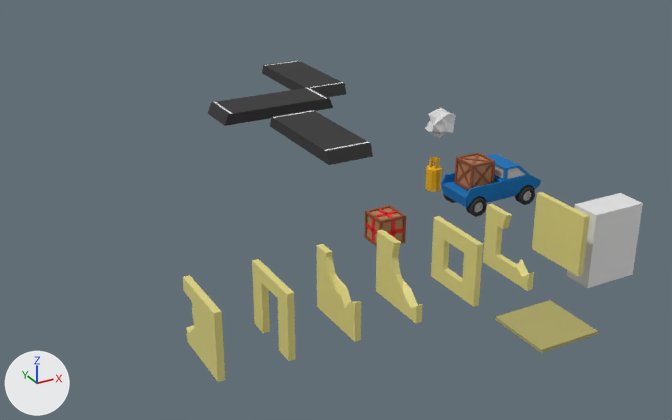
An edit to the Blender file Blender/BuildingParts.blend, drawn before and after from the same camera.
One viewpoint serves both versions: a 50 mm lens placed at (-17.1, -24.1, 13.5), pointed at (-0.6, 6.0, -1.5). Lighting does not change. The marker at lower left points along +X, +Y and +Z.

The scene before the commit, as lines of its bpy script (objects in view):
```python
me_cube_002 = bpy.data.meshes.new('Cube.002')
me_cube_002.from_pydata(...)  # 155 vertices, 121 faces; spans x -1.64..1.74, y -0.79..0.8, z -0.27..0.91
me_cube_002.materials.append(mat_material_007)  # blue #0071b8
me_cube_002.materials.append(mat_material_006)  # grey #bebebe
me_cube_002.materials.append(mat_material_005)  # black #2e2e2e
me_cube_003 = bpy.data.meshes.new('Cube.003')
me_cube_003.from_pydata(...)  # 16 vertices, 10 faces; spans x -1.0..1.0, y -2.7..2.7, z -0.4..0.1
# faces by material slot: [8, 2]
me_cube_003.materials.append(mat_road)  # black #343434
me_cube_003.materials.append(mat_stripes)  # white #e7e7e7
me_cube_011 = bpy.data.meshes.new('Cube.011')
me_cube_011.from_pydata(...)  # 32 vertices, 22 faces; spans x -1.0..6.0, y -4.3..2.7, z -0.4..0.1
# faces by material slot: [18, 4]
me_cube_011.materials.append(mat_road)  # black #343434
me_cube_011.materials.append(mat_stripes)  # white #e7e7e7
me_icosphere = bpy.data.meshes.new('Icosphere')
me_icosphere.from_pydata(...)  # 42 vertices, 80 faces; spans x -1.19..0.96, y -0.86..1.26, z -0.89..1.57
ob_carpickup = bpy.data.objects.new('CarPickUp', me_cube_002)
ob_carpickup.location = (3.1, 1.0, 0.6)
_m = ob_carpickup.modifiers.new('Triangulate', 'TRIANGULATE')
ob_icosphere = bpy.data.objects.new('_Icosphere', me_icosphere)
ob_icosphere.location = (5.1, 7.1, 0.8)
ob_icosphere.rotation_euler = (-5.208, -0.184, 0.21)  # degrees (-298, -11, 12)
ob_icosphere.scale = (0.565, 0.565, 0.565)
ob_road = bpy.data.objects.new('Road', me_cube_003)
ob_road.location = (0.0, 8.5, 0.97)
ob_road_002 = bpy.data.objects.new('Road.002', me_cube_011)
ob_road_002.location = (0.0, 13.2, 0.97)
ob_road_002.rotation_euler = (0.0, 0.0, 1.571)  # degrees (0, 0, 90)
# also in view: 'BrokenWall2' at (-10.0, -4.0, 1.0); '_Cube' at (4.0, -4.0, 0.3); 'Wall' at (2.0, -4.0, 1.0); 'PlusCrate' at (-2.0, 0.0, 0.5); 'BrokenWall1' at (-6.0, -4.0, 1.0)
```
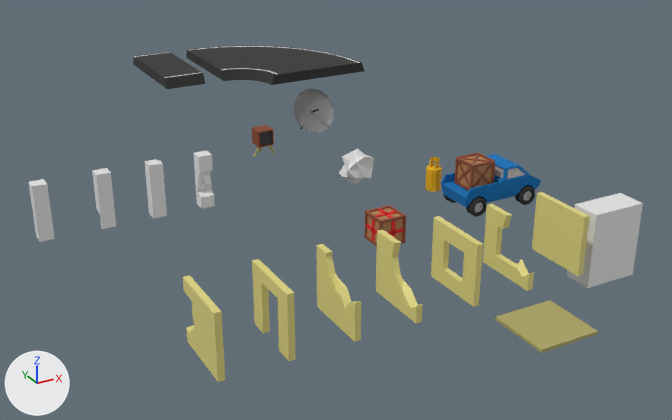
Boxes (x1, y1, x2, y2) around the edits, measured in the pictures (672 x 420 px):
'Road90', added (black)
    after: (186, 46, 365, 85)
'Road', moved
    before: (270, 110, 373, 165)
    after: (133, 52, 205, 89)
'Road.002', deleted (black)
    before: (208, 60, 346, 126)
'_Icosphere', moved
    before: (425, 108, 456, 138)
    after: (339, 149, 374, 184)
'ParabolAntene', added
    after: (294, 89, 334, 133)
'Pilar-col', added
    after: (29, 179, 55, 242)
'Pilar-col.002', added
    after: (144, 159, 167, 219)
'Pilar-col.001', added
    after: (92, 168, 116, 229)
'Pilar-col.003', added
    after: (194, 150, 215, 209)
'TV', added
    after: (252, 125, 274, 147)
'Cylinder.003', added
    after: (269, 146, 275, 154)
'Cylinder.001', added
    after: (311, 109, 319, 113)

The change, as a diff of the scene's bpy script:
```diff
--- a/Blender/BuildingParts.blend.py
+++ b/Blender/BuildingParts.blend.py
@@ me_cube_003 @@
 me_cube_003.from_pydata(...)  # 16 vertices, 10 faces; spans x -1.0..1.0, y -2.7..2.7, z -0.4..0.1
+# me_cube_003 part 1: the whole mesh is moved by (1.0, 0.0, 0.0)
 me_cube_003.materials.append(mat_road)
@@ ob_icosphere @@
 ob_icosphere = bpy.data.objects.new('_Icosphere', me_icosphere)
-ob_icosphere.location = (5.1, 7.1, 0.8)
+ob_icosphere.location = (-1.11, 3.48, 1.17)
 ob_icosphere.rotation_euler = (-5.208, -0.184, 0.21)  # degrees (-298, -11, 12)
@@ ob_road @@
 ob_road = bpy.data.objects.new('Road', me_cube_003)
-ob_road.location = (0.0, 8.5, 0.97)
+ob_road.location = (-3.0, 21.5, 0.97)
@@ ob_road_002 @@
-ob_road_002 = bpy.data.objects.new('Road.002', me_cube_011)
@@ ob_cylinder_004 @@
+ob_cylinder_004 = bpy.data.objects.new('Cylinder.004', me_cylinder_009)  # a 7-sided cylinder along z spanning x -0.049..0.049, y -0.045..0.05, z -0.41..0.41; in mat_ceilings (yellow #ada564)
+ob_cylinder_004.parent = ob_tv
+ob_cylinder_004.location = (-2.712, 8.396, 0.827)
+ob_cylinder_004.rotation_euler = (0.349, 0.0, 0.0)  # degrees (20, 0, 0)
+ob_cylinder_004.scale = (1.0, 1.0, 0.657)
@@ ob_tv @@
+ob_tv = bpy.data.objects.new('TV', me_cube_016)  # 308 vertices, 306 faces; spans x -0.44..0.44, y -0.44..0.44, z -0.44..0.44; in mat_material_008 (brown #853e19), mat_material_009 (black #3a3a3a)
+ob_tv.location = (-2.73, 8.12, 1.35)
+ob_tv.scale = (0.76, 0.76, 0.76)
@@ ob_cylinder_003 @@
+ob_cylinder_003 = bpy.data.objects.new('Cylinder.003', me_cylinder_009.copy())
+ob_cylinder_003.parent = ob_tv
+ob_cylinder_003.location = (-2.412, 8.045, 0.812)
+ob_cylinder_003.rotation_euler = (0.0, -0.444, 0.0)  # degrees (0, -25, 0)
+ob_cylinder_003.scale = (1.0, 1.0, 0.657)
@@ ob_pilar_col @@
+ob_pilar_col = bpy.data.objects.new('Pilar-col', me_cube_015)  # a box spanning x -1.0..-0.5, y 0.5..1.0, z -1.0..1.0
+ob_pilar_col.location = (-11.21, 4.96, 1.0)
@@ ob_pilar_col_001 @@
+ob_pilar_col_001 = bpy.data.objects.new('Pilar-col.001', me_cube_014)  # 32 vertices, 22 faces; spans x -1.0..-0.5, y 0.5..1.0, z -1.0..1.0
+ob_pilar_col_001.location = (-9.08, 4.96, 1.0)
@@ ob_pilar_col_002 @@
+ob_pilar_col_002 = bpy.data.objects.new('Pilar-col.002', me_cube_012)  # 33 vertices, 25 faces; spans x -1.0..-0.5, y 0.5..1.0, z -1.0..1.0
+ob_pilar_col_002.location = (-7.24, 4.96, 1.0)
@@ ob_pilar_col_003 @@
+ob_pilar_col_003 = bpy.data.objects.new('Pilar-col.003', me_cube_011_1)  # 43 vertices, 35 faces; spans x -1.0..-0.5, y 0.5..1.0, z -1.0..1.0
+ob_pilar_col_003.location = (-5.42, 4.96, 1.0)
@@ ob_cylinder_001 @@
+ob_cylinder_001 = bpy.data.objects.new('Cylinder.001', me_cylinder_003)  # 20 vertices, 12 faces; spans x -0.054..0.054, y -0.356..0.356, z -0.186..0.186; in mat_material_005 (black #2e2e2e)
+ob_cylinder_001.parent = ob_parabolantene
+ob_cylinder_001.location = (0.986, 10.78, 1.09)
@@ ob_parabolantene @@
+ob_parabolantene = bpy.data.objects.new('ParabolAntene', me_sphere)  # 97 vertices, 96 faces; spans x -1.0..1.0, y -0.62..0.39, z -0.81..0.96; in mat_material_003 (grey #828282)
+ob_parabolantene.location = (1.0, 11.0, 1.0)
@@ ob_cylinder @@
+ob_cylinder = bpy.data.objects.new('Cylinder', me_cylinder_001)  # 20 vertices, 12 faces; spans x -0.038..0.038, y -0.44..0.44, z -0.588..0.588; in mat_material_005 (black #2e2e2e)
+ob_cylinder.parent = ob_parabolantene
+ob_cylinder.location = (0.921, 11.59, 0.489)
@@ ob_road90 @@
+ob_road90 = bpy.data.objects.new('Road90', me_cube_010)  # 104 vertices, 98 faces; spans x 0.0..7.2, y -4.5..2.7, z -0.4..0.1; in mat_road (black #343434), mat_stripes (white #e7e7e7)
+ob_road90.location = (0.0, 21.5, 0.97)
```
